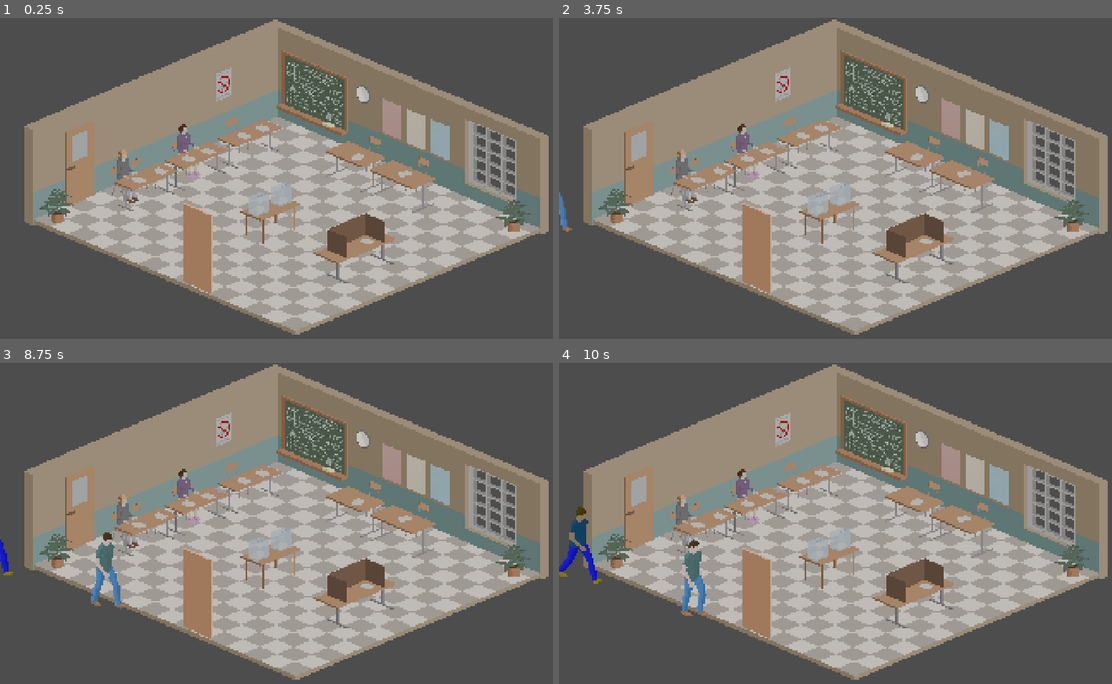
Above: before the commit, frames 1-4 (two rows, left to right).
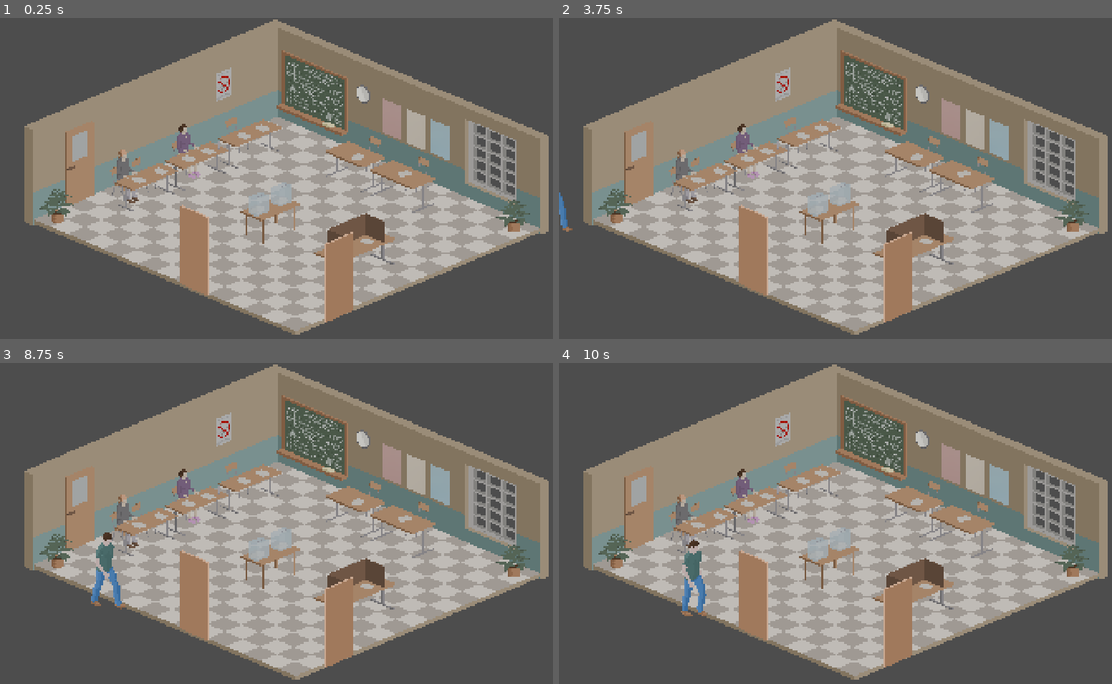
Above: after the commit, the same moments.

Repository: kreativna-blokada/blokadna-glasalica
Game: Godot game, scene res://!project/build/design/scenes/game.tscn
Two runs of this game, one before a commit and one after it. Both use one fixed random seed, a clock stepped at 60 frames per second and the inputs below.
Inputs:
- Up to frame 1 (0.25 s): no input
- Up to frame 2 (3.75 s): tap Enter (ui_accept) at 0.5, 0.77, 1.25, 1.52, 2, 2.75, 3.02, 3.5 s; hold Right (ui_right) 0.53-2.03 s; hold Left (ui_left) 2.03-2.78 s; hold Right (ui_right) from 2.78 s (still down)
- Up to frame 3 (8.75 s): tap Enter (ui_accept) at 3.77, 4.52, 6.02, 6.77, 7.52 s; release Right (ui_right) at 4.28 s; hold Left (ui_left) 4.28-5.03 s; hold Right (ui_right) 5.03-5.78 s; hold Left (ui_left) 5.78-7.28 s; hold Right (ui_right) from 7.28 s (still down)
- Up to frame 4 (10 s): tap Enter (ui_accept) at 9.02, 9.77 s; release Right (ui_right) at 9.53 s; hold Left (ui_left) from 9.53 s (still down)

The runs differ from the first frame. In frame 1, 1.6% of the frame differs, in the area x 32-64%, y 57-95%; in frame 2, 1.6%; in frame 3, 1.8%; in frame 4, 2.2%, in the area x 0-64%, y 44-95%.

Commit message:
Using globals to define structure map and cleanup

Diff:
--- a/!project/build/config/globals.gd
+++ b/!project/build/config/globals.gd
@@ -22,7 +22,13 @@
 		"path": "res://!project/build/design/scenes/game.tscn"
 	},
 	Scene.Voter: {
-		"path": "res://!project/build/design/scenes/actors/voter.tscn"
+		"path": "res://!project/build/design/scenes/actors/voter.tscn",
+		"structure": {
+			"sprite": "CharacterSprite",
+			"shape": "CollisionShape2D",
+			"animation": "AnimationPlayer",
+			"audio": "AudioStreamPlayer",
+		}
 	},
 	Scene.Playround: {
 		"path": "res://!project/build/design/scenes/playground.tscn"
--- a/!project/build/design/scenes/actors/character.gd
+++ b/!project/build/design/scenes/actors/character.gd
@@ -51,6 +51,7 @@
 
 	animation_player.play(anim_map[State.IDLE])
 
+#handle player interaction
 func handle_input() -> void:
 	pass
 
--- a/!project/build/design/scenes/actors/voters.gd
+++ b/!project/build/design/scenes/actors/voters.gd
@@ -13,6 +13,8 @@
 #private vars
 var _voter_scene: PackedScene = preload("res://!project/build/design/scenes/actors/voter.tscn")
 var _voter_group: String = Globals.EntityProperties[Globals.Entity.Voter]["group"]
+
+var _voter_scene_struct: Dictionary = Globals.Scenes[Globals.Scene.Voter]["structure"]
 
 #CALLBACKS
 # ██████╗ █████╗ ██╗     ██╗     ██████╗  █████╗  ██████╗██╗  ██╗███████╗
@@ -43,8 +45,7 @@
 
 	#set texture
 	var texture: Resource = _get_texture(_index)
-	voter.get_node("CharacterSprite").set_texture(texture)
-	#var sprite = get_child(_index).duplicate()
+	voter.get_node(_voter_scene_struct["sprite"]).set_texture(texture)
 
 	return voter
 
--- a/!project/build/design/scenes/actors/voting_stop.gd
+++ b/!project/build/design/scenes/actors/voting_stop.gd
@@ -1,3 +1,11 @@
+##
+# Copyright (C) 2026 Blokadna Igra (blokadna.igra@gmail.com)
+##
+#description     : Actor placehoder
+#author          : Zeljko Vulovic
+#date            : 20260110
+#version         : 1.0
+#===============================================================================
 class_name VotingStop
 extends Node2D
 
@@ -9,5 +17,5 @@
 func free_up() -> void:
 	occupant = null
 
-func occupy(voter: Character) -> void:
-	occupant = voter
+func occupy(character: Character) -> void:
+	occupant = character
--- a/!project/build/design/scenes/game.gd
+++ b/!project/build/design/scenes/game.gd
@@ -10,11 +10,11 @@
 extends Node
 
 
-# Called when the node enters the scene tree for the first time.
+# called when the node enters the scene tree for the first time.
 func _ready() -> void:
-	pass # Replace with function body.
+	pass # replace with function body.
 
 
-# Called every frame. 'delta' is the elapsed time since the previous frame.
+# called every frame. 'delta' is the elapsed time since the previous frame.
 func _process(_delta: float) -> void:
 	pass
--- a/!project/build/design/scenes/game.tscn
+++ b/!project/build/design/scenes/game.tscn
@@ -115,18 +115,17 @@
 position = Vector2(1600, 1200)
 
 [node name="Entry" type="Sprite2D" parent="Stage" unique_id=1601410947]
-position = Vector2(670, 792.00006)
+position = Vector2(661, 800.00006)
 scale = Vector2(1.5, 1.5)
 texture = ExtResource("3_nrnfg")
 
 [node name="Exit" type="Sprite2D" parent="Stage" unique_id=414813872]
-visible = false
-position = Vector2(1109, 897.00006)
+position = Vector2(1127, 890.00006)
 scale = Vector2(1.5, 1.5)
 texture = ExtResource("6_exxqc")
 
 [node name="Timer" type="Timer" parent="Stage" unique_id=126925033]
-wait_time = 5.0
+wait_time = 7.5
 one_shot = true
 
 [node name="Controls" type="CanvasLayer" parent="." unique_id=1625188970]
--- a/!project/build/design/scenes/playground.gd
+++ b/!project/build/design/scenes/playground.gd
@@ -7,35 +7,5 @@
 func _ready() -> void:
 	pass
 
-func _process(delta: float) -> void:
+func _process(_delta: float) -> void:
 	pass
-
-func get_stop_at_index(index: int) -> Node2D:
-	if index >= 0 and index < voting_stops.size():
-		return voting_stops[index]
-	return null
-
-func get_total_stops() -> int:
-	return voting_stops.size()
-
-func reserve_slot(voter: Character) -> Node2D:
-	var available_slots := voting_stops.filter(
-		func(slot): return slot.is_free()
-	)
-	if available_slots.size() == 0:
-		return null
-	available_slots.sort_custom(
-		func(a: Node2D, b: Node2D):
-			var dist_a := (voter.global_position - a.global_position).length()
-			var dist_b := (voter.global_position - b.global_position).length()
-			return dist_a < dist_b
-	)
-	available_slots[0].occupy(voter)
-	return available_slots[0]
-
-func free_slot(voter: Character) -> void:
-	var target_slots := voting_stops.filter(
-		func(slot: Character): return slot.occupant == voter
-	)
-	if target_slots.size() == 1:
-		target_slots[0].free_up()
